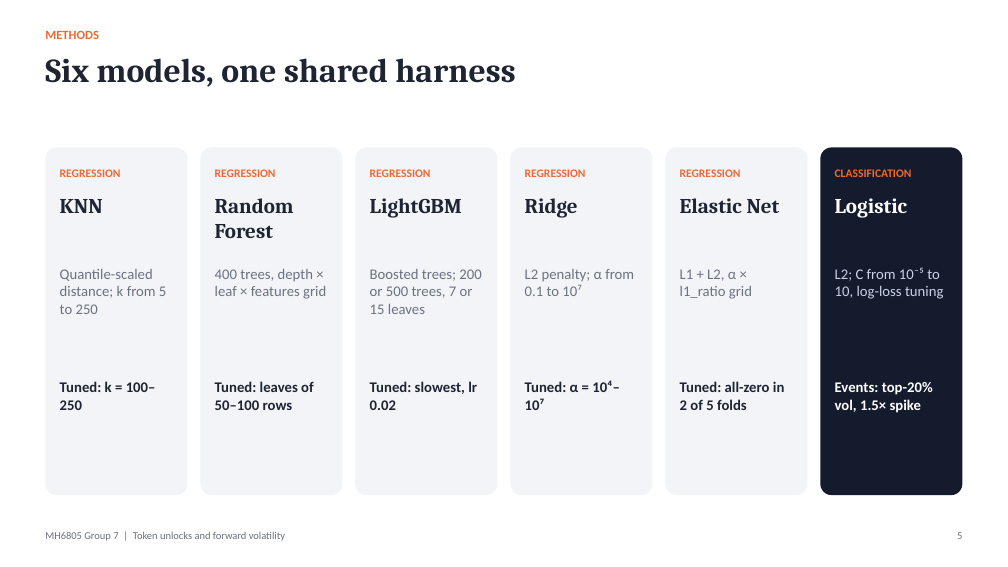
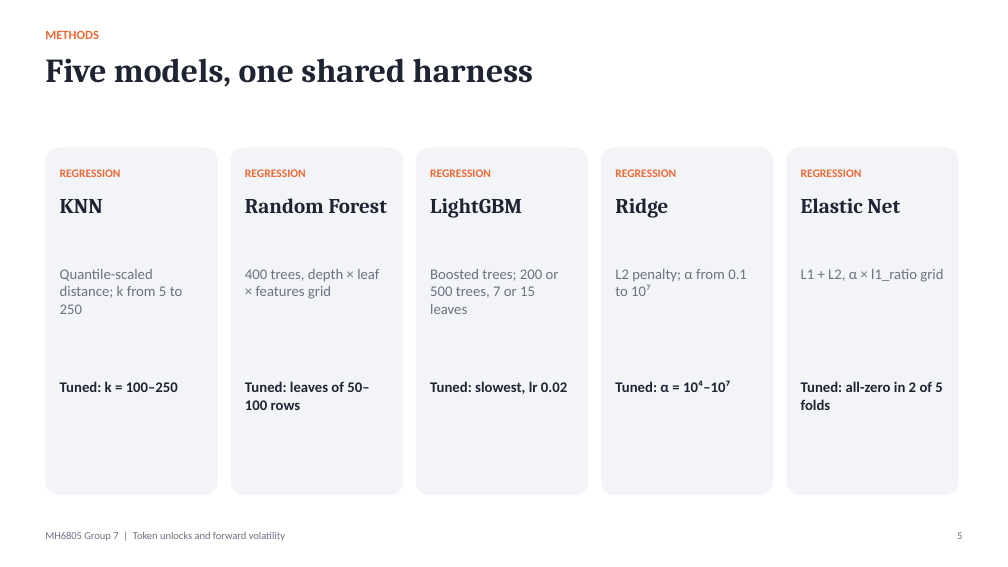
Before and after one commit to watersalamander/MH6805A-Project-Group7, a slide deck: slide 5 of report/Group7_Presentation_DRAFT.pptx. Drawn at 1008x567 pixels with LibreOffice and Linux fonts; fonts in the diff are those of the drawing. Boxes give left, top, right and bottom in pixels: in the first picture for what was removed or moved away, otherwise in the second. Text is boxed around its words. In the diff, an @@ line names an element or a change of style, - is before the commit and + after.

```diff
--- a/report/Group7_Presentation_DRAFT.pptx
+++ b/report/Group7_Presentation_DRAFT.pptx
@@ text at <box>45,58,533,87</box>: text changed @@
-Six models, one shared harness
+Five models, one shared harness
@@ rounded rectangle: place and size @@
-rounded rectangle at <box>45,147,188,495</box>
+rounded rectangle at <box>45,147,218,495</box>
@@ rounded rectangle: place and size @@
-rounded rectangle at <box>200,147,343,495</box>
+rounded rectangle at <box>231,147,403,495</box>
@@ rounded rectangle: place and size @@
-rounded rectangle at <box>355,147,498,495</box>
+rounded rectangle at <box>416,147,588,495</box>
@@ rounded rectangle: place and size @@
-rounded rectangle at <box>510,147,653,495</box>
+rounded rectangle at <box>601,147,774,495</box>
@@ rounded rectangle: place and size @@
-rounded rectangle at <box>665,147,808,495</box>
+rounded rectangle at <box>786,147,959,495</box>
@@ rounded rectangle removed at <box>820,147,963,495</box> @@
@@ text "REGRESSION": place and size @@
-text "REGRESSION" at <box>215,169,276,177</box>
+text "REGRESSION" at <box>245,169,306,177</box>
@@ text "REGRESSION": place and size @@
-text "REGRESSION" at <box>370,169,431,177</box>
+text "REGRESSION" at <box>430,169,491,177</box>
@@ text "REGRESSION": place and size @@
-text "REGRESSION" at <box>525,169,586,177</box>
+text "REGRESSION" at <box>615,169,676,177</box>
@@ text "REGRESSION": place and size @@
-text "REGRESSION" at <box>680,169,741,177</box>
+text "REGRESSION" at <box>801,169,862,177</box>
@@ text removed at <box>835,169,912,177</box> @@
-CLASSIFICATION
@@ text "Random Forest" rewrapped from <box>215,198,294,238</box> to <box>245,198,387,213</box> @@
@@ text "LightGBM": place and size @@
-text "LightGBM" at <box>370,198,462,218</box>
+text "LightGBM" at <box>430,198,522,218</box>
@@ text "Ridge": place and size @@
-text "Ridge" at <box>525,198,578,218</box>
+text "Ridge" at <box>615,198,668,218</box>
@@ text "Elastic Net": place and size @@
-text "Elastic Net" at <box>680,198,780,213</box>
+text "Elastic Net" at <box>801,198,900,213</box>
@@ text removed at <box>835,198,908,218</box> @@
-Logistic
@@ text "Quantile-scaled distance; k from 5 ..." rewrapped from <box>60,269,166,314</box> to <box>60,269,183,314</box> @@
@@ text "400 trees, depth × leaf ..." rewrapped from <box>215,269,326,299</box> to <box>245,269,379,299</box> @@
@@ text "Boosted trees; 200 or 500 ..." rewrapped from <box>370,269,481,314</box> to <box>430,269,559,314</box> @@
@@ text "L2 penalty; α from 0.1 ..." rewrapped from <box>525,269,634,296</box> to <box>615,269,747,296</box> @@
@@ text "L1 + L2, α × ..." rewrapped from <box>680,269,752,299</box> to <box>801,269,943,282</box> @@
@@ text removed at <box>835,267,943,299</box> @@
-L2; C from 10⁻⁵ to 10, log-loss tuning
@@ text "Tuned: k = 100–250" rewrapped from <box>60,381,156,410</box> to <box>60,381,178,392</box> @@
@@ text "Tuned: leaves of 50–100 rows" rewrapped from <box>215,381,314,410</box> to <box>245,381,369,410</box> @@
@@ text "Tuned: slowest, lr 0.02" rewrapped from <box>370,381,477,410</box> to <box>430,381,567,394</box> @@
@@ text "Tuned: α = 10⁴–10⁷" rewrapped from <box>525,380,620,410</box> to <box>615,380,730,392</box> @@
@@ text "Tuned: all-zero in 2 of ..." rewrapped from <box>680,381,784,410</box> to <box>801,381,942,410</box> @@
@@ text removed at <box>835,382,933,413</box> @@
-Events: top-20% vol, 1.5× spike
```
Also in this commit, not shown: 3 other slides changed, 27 other files.
